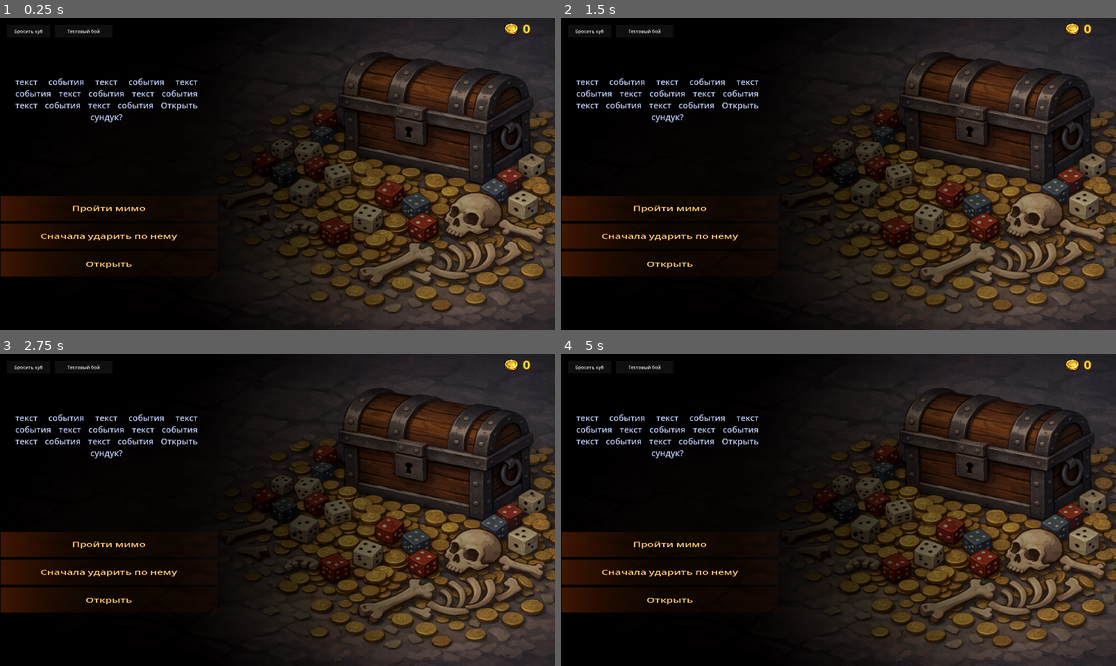
Above: before the commit, frames 1-4 (two rows, left to right).
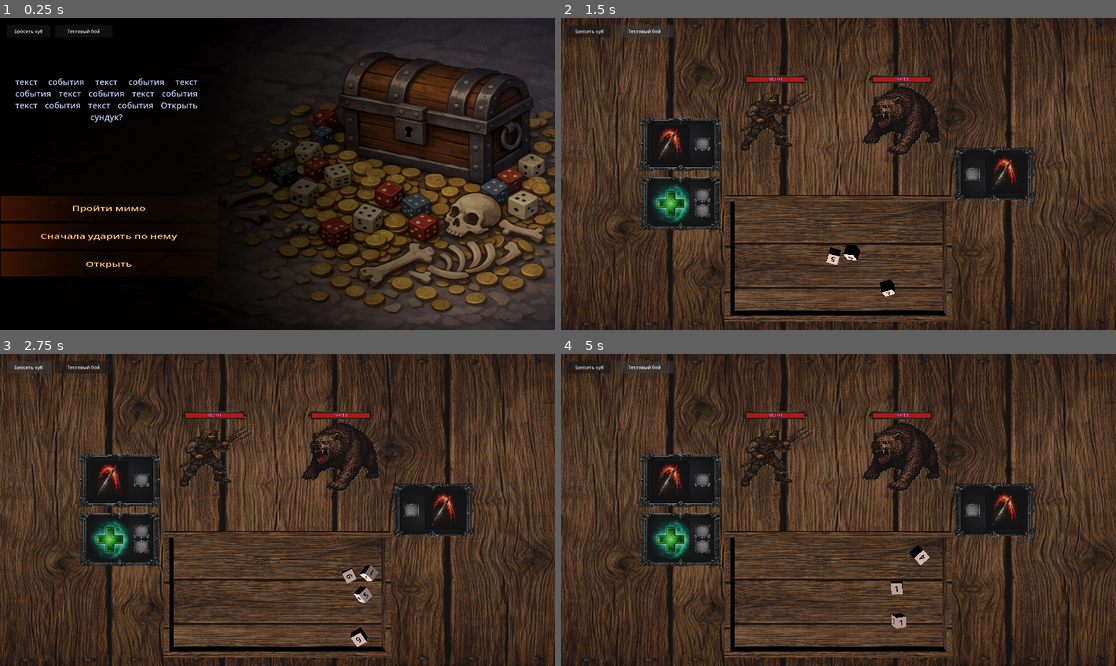
Above: after the commit, the same moments.

Repository: olegbogai-web/dicegame
Game: Godot game, scene res://scenes/event_room.tscn
The game is run twice, just before and just after one commit, with the same random seed, the same clock (stepped at 60 frames per second) and the same inputs. This scene is started directly instead of the project's main scene.
Inputs:
- Up to frame 1 (0.25 s): no input
- Up to frame 2 (1.5 s): click "Бросить куб" at 0.5 s; click "Тестовый бой" at 1.25 s
- Up to frame 3 (2.75 s): click "Бросить куб" at 2 s
- Up to frame 4 (5 s): click "Тестовый бой" at 2.75 s; click "Бросить куб" at 3.5 s; click "Тестовый бой" at 4.25 s

The runs differ from the first frame. In frame 1, 0.1% of the frame differs, in the area x 90-96%, y 1-6%; in frame 2, 77%; in frame 3, 77%; in frame 4, 77%, in the area x 0-100%, y 0-100%.
Error before the commit: Parse Error: Identifier "_process_mode" not declared in the current scope. (res://ui/scripts/money_ui_controller.gd:13)

Commit message:
Revert "Add coin runtime mechanics and global money HUD"

Diff:
--- a/content/combat/reward/post_battle_reward_flow.gd
+++ b/content/combat/reward/post_battle_reward_flow.gd
@@ -90,7 +90,6 @@
 		if dice == null or not dice.has_completed_first_stop():
 			return
 	owner._has_processed_post_battle_reward_result = true
-	_apply_money_dice_reward(owner, all_reward_dice)
 	var reward_face := ""
 	var reward_top_face := reward_dice.get_top_face()
 	if reward_top_face != null:
@@ -105,41 +104,6 @@
 	elif StringName(reward_face) == REWARD_CUBE_FACE_ID:
 		_show_cube_reward_options(owner)
 
-
-
-
-func _apply_money_dice_reward(owner: Node, reward_dice: Array) -> void:
-	if owner == null or owner.battle_room_data == null:
-		return
-	var player := owner.battle_room_data.player_instance
-	if player == null:
-		return
-	var added_coins := 0
-	for dice_node in reward_dice:
-		var dice := dice_node as Dice
-		if dice == null:
-			continue
-		var dice_definition := dice.get_meta(&"definition", null) as DiceDefinition
-		if dice_definition == null or dice_definition.scope != DiceDefinition.Scope.MONEY:
-			continue
-		var top_face := dice.get_top_face()
-		if top_face == null:
-			continue
-		var face_value := _parse_money_face_value(top_face.text_value)
-		if face_value <= 0:
-			continue
-		added_coins += face_value
-	if added_coins <= 0:
-		return
-	var total_coins := player.add_coins(added_coins)
-	print("[Debug][RewardFlow] Игрок получил %d монет. Текущий баланс: %d." % [added_coins, total_coins])
-
-
-func _parse_money_face_value(raw_value: String) -> int:
-	var normalized := raw_value.strip_edges()
-	if normalized.is_valid_int():
-		return maxi(int(normalized), 0)
-	return 0
 
 func _find_post_battle_reward_die(owner: Node) -> Dice:
 	var reward_dice = owner._get_turn_dice(&"reward")
--- a/content/entities/player.gd
+++ b/content/entities/player.gd
@@ -2,8 +2,6 @@
 class_name Player
 
 const ON_GRANT_MAX_HP_BONUS_META_KEY := &"on_grant_max_hp_bonus"
-
-signal coins_changed(new_value: int)
 
 var player_id := ""
 var base_stat: PlayerBaseStat
@@ -19,7 +17,6 @@
 var ability_loadout: Array[AbilityDefinition] = []
 var artifacts_runtime: Array[ArtifactDefinition] = []
 var runtime_max_hp_bonus := 0
-var runtime_coins := 0
 var run_flags: Dictionary = {}
 var metadata: Dictionary = {}
 var _is_runtime_initialized := false
@@ -53,10 +50,8 @@
 		ability_loadout.clear()
 		artifacts_runtime.clear()
 		runtime_max_hp_bonus = 0
-		runtime_coins = 0
 		run_flags.clear()
 		_is_runtime_initialized = false
-		coins_changed.emit(runtime_coins)
 		return
 	current_hp = base_stat.get_resolved_starting_hp()
 	current_armor = base_stat.starting_armor
@@ -74,10 +69,8 @@
 	ability_loadout = base_stat.starting_abilities.duplicate()
 	artifacts_runtime.clear()
 	runtime_max_hp_bonus = 0
-	runtime_coins = maxi(base_stat.starting_coins, 0)
 	run_flags.clear()
 	_is_runtime_initialized = true
-	coins_changed.emit(runtime_coins)
 
 
 func ensure_runtime_initialized_from_base_stat() -> void:
@@ -179,27 +172,3 @@
 		return
 	runtime_max_hp_bonus += max_hp_bonus
 	current_hp = mini(current_hp + max_hp_bonus, get_max_hp())
-
-
-func get_current_coins() -> int:
-	return runtime_coins
-
-
-func add_coins(amount: int) -> int:
-	var resolved_amount := maxi(amount, 0)
-	if resolved_amount <= 0:
-		return runtime_coins
-	runtime_coins += resolved_amount
-	coins_changed.emit(runtime_coins)
-	return runtime_coins
-
-
-func spend_coins(amount: int) -> bool:
-	var resolved_amount := maxi(amount, 0)
-	if resolved_amount <= 0:
-		return true
-	if runtime_coins < resolved_amount:
-		return false
-	runtime_coins -= resolved_amount
-	coins_changed.emit(runtime_coins)
-	return true
--- a/content/entities/player_base_stat.gd
+++ b/content/entities/player_base_stat.gd
@@ -31,7 +31,6 @@
 @export var base_money_cube: DiceDefinition
 @export var starting_abilities: Array[AbilityDefinition] = []
 @export var artifacts_base: Array[ArtifactDefinition] = []
-@export_range(0, 999999, 1) var starting_coins := 0
 @export var metadata: Dictionary = {}
 
 
--- a/scenes/event_room.tscn
+++ b/scenes/event_room.tscn
@@ -6,7 +6,6 @@
 [ext_resource type="PackedScene" uid="uid://0ssqyi084mdh" path="res://scenes/board.tscn" id="4_m2rf8"]
 [ext_resource type="Script" uid="uid://cin4ncie8xw8v" path="res://scenes/scripts/event_room_controller.gd" id="5_controller"]
 [ext_resource type="Resource" path="res://content/events/definitions/test_event.tres" id="6_event"]
-[ext_resource type="PackedScene" path="res://ui/scenes/money_ui.tscn" id="99_money_ui"]
 
 [sub_resource type="ShaderMaterial" id="ShaderMaterial_6yyso"]
 render_priority = 0
@@ -129,5 +128,3 @@
 transform = Transform3D(9.050745, 0, 0, 0, 0.6366414, 0, 0, 0, 5.063, 0.030438095, 0.00056300004, 0)
 material_override = SubResource("ShaderMaterial_x62gx")
 mesh = SubResource("PlaneMesh_6yyso")
-
-[node name="money_ui" parent="." instance=ExtResource("99_money_ui")]
--- a/scenes/global_map_room.tscn
+++ b/scenes/global_map_room.tscn
@@ -7,7 +7,6 @@
 [ext_resource type="PackedScene" uid="uid://0ssqyi084mdh" path="res://scenes/board.tscn" id="5_isgup"]
 [ext_resource type="Script" uid="uid://8eck2f2ar140" path="res://content/global_map/global_map_room.gd" id="6_map_controller"]
 [ext_resource type="Texture2D" uid="uid://fc0r3npu6dl1" path="res://assets/global_map/point.png" id="7_aqsb5"]
-[ext_resource type="PackedScene" path="res://ui/scenes/money_ui.tscn" id="99_money_ui"]
 
 [sub_resource type="StandardMaterial3D" id="StandardMaterial3D_vux7t"]
 albedo_texture = ExtResource("1_7nkcx")
@@ -79,5 +78,3 @@
 transform = Transform3D(0.85, 0, 0, 0, 0.85, 0, 0, 0, 0.85, -14.513, 0.02, 0.41672575)
 material_override = SubResource("StandardMaterial3D_f4nsl")
 mesh = SubResource("PlaneMesh_5qcje")
-
-[node name="money_ui" parent="." instance=ExtResource("99_money_ui")]
--- a/scenes/new_battle_table.tscn
+++ b/scenes/new_battle_table.tscn
@@ -12,7 +12,6 @@
 [ext_resource type="Texture2D" uid="uid://cr5mbqdxoaee3" path="res://assets/entity/monsters/test_player.png" id="9_v3i8a"]
 [ext_resource type="PackedScene" uid="uid://damoph5umarop" path="res://scenes/ability_reward.tscn" id="10_df7hy"]
 [ext_resource type="Texture2D" uid="uid://dxvwoyqvt34rk" path="res://assets/artefacts/necklace_strength.png" id="10_tw8gb"]
-[ext_resource type="PackedScene" path="res://ui/scenes/money_ui.tscn" id="99_money_ui"]
 
 [sub_resource type="StandardMaterial3D" id="StandardMaterial3D_gpgk3"]
 albedo_texture = ExtResource("3_5yklm")
@@ -276,5 +275,3 @@
 sorting_offset = 5.0
 material_override = SubResource("StandardMaterial3D_2v2t6")
 mesh = SubResource("PlaneMesh_kitqn")
-
-[node name="money_ui" parent="." instance=ExtResource("99_money_ui")]
--- a/ui/scenes/money_ui.tscn
+++ b/ui/scenes/money_ui.tscn
@@ -1,13 +1,8 @@
 [gd_scene format=3 uid="uid://da7pxwcgh4x4h"]
 
 [ext_resource type="Texture2D" uid="uid://c2npj028il5ih" path="res://assets/ui/coin.png" id="1_oc30r"]
-[ext_resource type="Script" path="res://ui/scripts/money_ui_controller.gd" id="2_money"]
 
-[node name="money_ui" type="CanvasLayer" unique_id=899722087]
-layer = 100
-script = ExtResource("2_money")
-
-[node name="container" type="Control" parent="."]
+[node name="money_ui" type="Control" unique_id=899722087]
 layout_mode = 3
 anchors_preset = 15
 anchor_right = 1.0
@@ -15,7 +10,7 @@
 grow_horizontal = 2
 grow_vertical = 2
 
-[node name="TextureRect" type="TextureRect" parent="container" unique_id=17831411]
+[node name="TextureRect" type="TextureRect" parent="." unique_id=17831411]
 layout_mode = 0
 offset_left = 1742.0001
 offset_top = 13.0
@@ -24,7 +19,7 @@
 scale = Vector2(0.21138568, 0.20126887)
 texture = ExtResource("1_oc30r")
 
-[node name="number_of_coins" type="Label" parent="container" unique_id=1532399350]
+[node name="Label" type="Label" parent="." unique_id=1532399350]
 layout_mode = 0
 offset_left = 1809.0
 offset_top = 7.9999995
@@ -35,4 +30,4 @@
 theme_override_colors/font_outline_color = Color(0.6666667, 0.29411766, 0.14901961, 1)
 theme_override_constants/outline_size = 4
 theme_override_font_sizes/font_size = 20
-text = "0"
+text = "34"
--- a/ui/scripts/money_ui_controller.gd
+++ /dev/null
@@ -1,66 +0,0 @@
-extends CanvasLayer
-class_name MoneyUiController
-
-const GlobalMapRuntimeState = preload("res://content/global_map/runtime/global_map_runtime_state.gd")
-const Player = preload("res://content/entities/player.gd")
-
-@onready var _coins_label: Label = $container/number_of_coins
-
-var _bound_player: Player
-
-
-func _ready() -> void:
-	_process_mode = Node.PROCESS_MODE_ALWAYS
-	_refresh_player_binding()
-	_update_coin_text()
-
-
-func _process(_delta: float) -> void:
-	_refresh_player_binding()
-
-
-func _exit_tree() -> void:
-	_disconnect_player_signal()
-
-
-func _refresh_player_binding() -> void:
-	var next_player := _resolve_runtime_player()
-	if next_player == _bound_player:
-		return
-	_disconnect_player_signal()
-	_bound_player = next_player
-	if _bound_player != null and not _bound_player.coins_changed.is_connected(_on_player_coins_changed):
-		_bound_player.coins_changed.connect(_on_player_coins_changed)
-	_update_coin_text()
-
-
-func _disconnect_player_signal() -> void:
-	if _bound_player != null and _bound_player.coins_changed.is_connected(_on_player_coins_changed):
-		_bound_player.coins_changed.disconnect(_on_player_coins_changed)
-
-
-func _resolve_runtime_player() -> Player:
-	var tree := get_tree()
-	if tree == null:
-		return null
-	var current_scene := tree.current_scene
-	if current_scene != null:
-		var battle_room = current_scene.get("battle_room_data")
-		if battle_room != null:
-			var battle_player := battle_room.player_instance as Player
-			if battle_player != null:
-				return battle_player
-	return GlobalMapRuntimeState.load_runtime_player()
-
-
-func _on_player_coins_changed(_coins: int) -> void:
-	_update_coin_text()
-
-
-func _update_coin_text() -> void:
-	if _coins_label == null:
-		return
-	var coins := 0
-	if _bound_player != null:
-		coins = _bound_player.get_current_coins()
-	_coins_label.text = str(coins)
